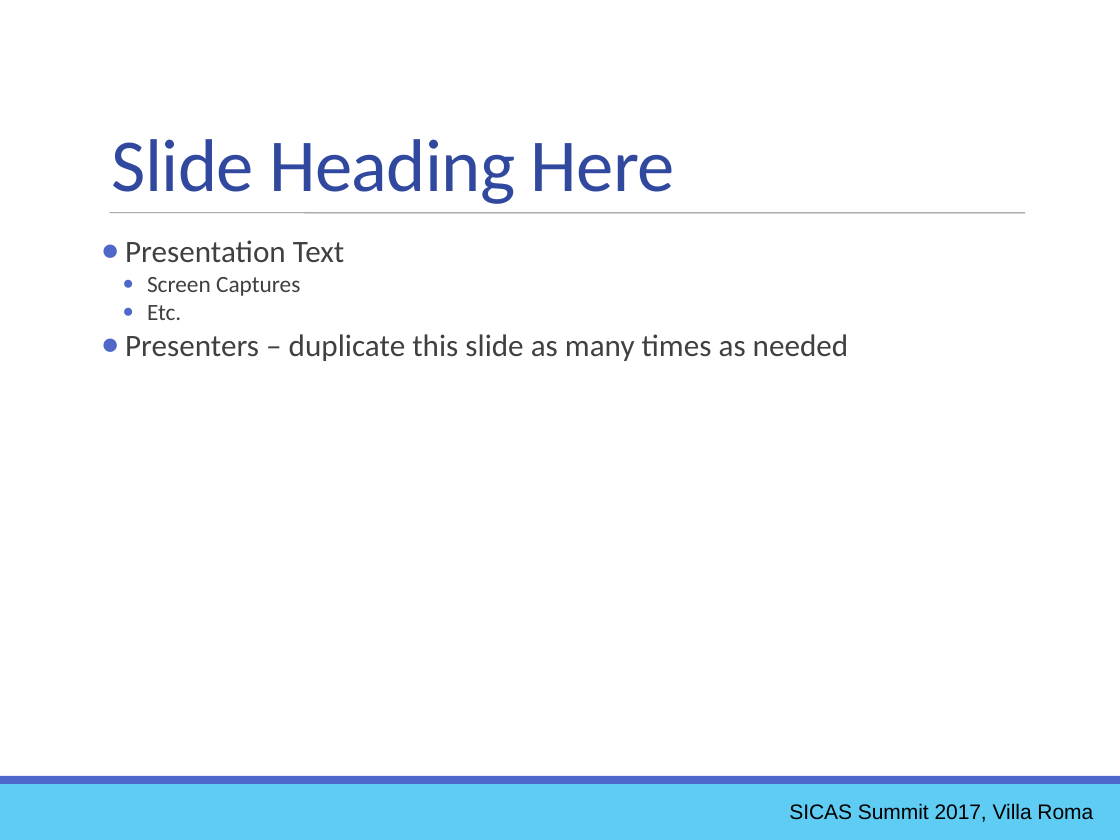
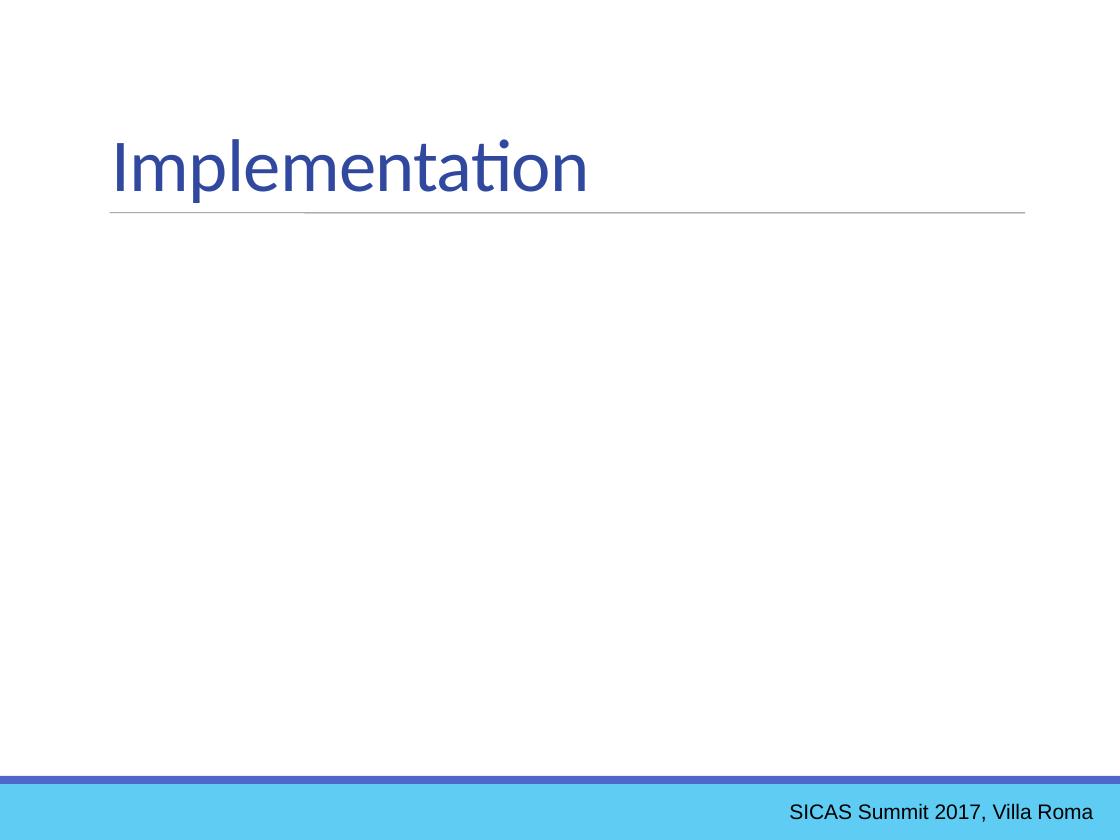
Before and after one commit to ewcole/simple_report, a slide deck: slide 29 of docs/SICAS_2017/Cole_Drop-In Reporting with Groovy.pptx. Drawn at 1120x840 pixels with LibreOffice and Linux fonts; fonts in the diff are those of the drawing. Boxes give left, top, right and bottom in pixels: in the first picture for what was removed or moved away, otherwise in the second. Text is boxed around its words. In the diff, an @@ line names an element or a change of style, - is before the commit and + after.

```diff
--- a/docs/SICAS_2017/Cole_Drop-In Reporting with Groovy.pptx
+++ b/docs/SICAS_2017/Cole_Drop-In Reporting with Groovy.pptx
@@ text at (x1=112, y1=139, x2=590, y2=203): text changed @@
-Slide Heading Here
+Implementation
@@ text removed at (x1=125, y1=240, x2=849, y2=361) @@
-● Presentation Text
-      ● Screen Captures
-      ● Etc.
-● Presenters – duplicate this slide as many times as needed
```
Also in this commit, not shown: 13 other slides changed, 2 slides added, 2 slides removed, 2 other files.
